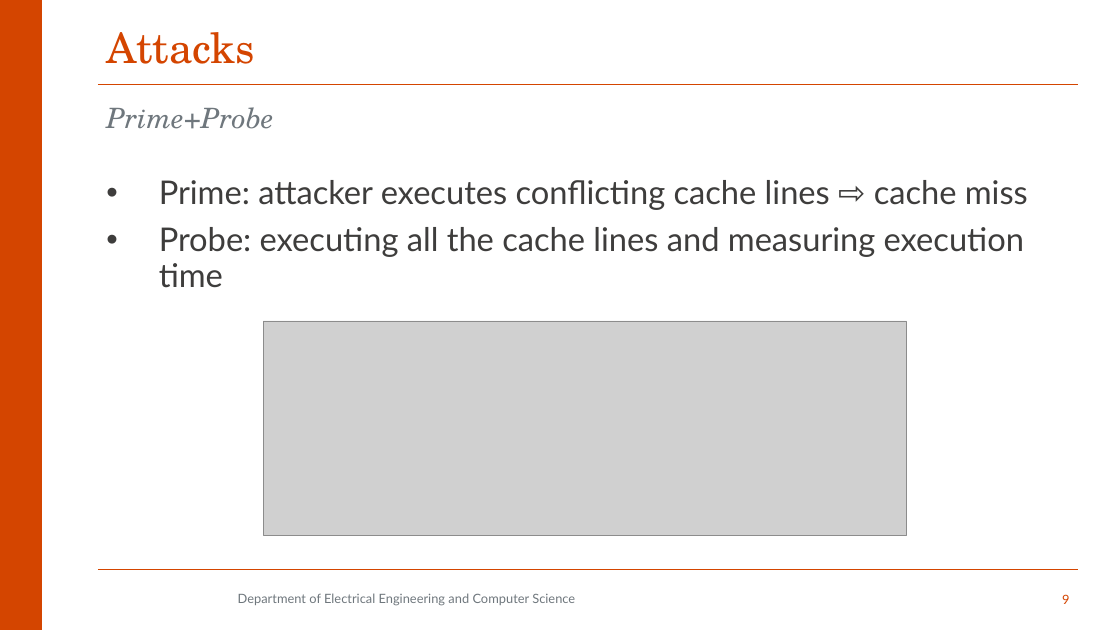
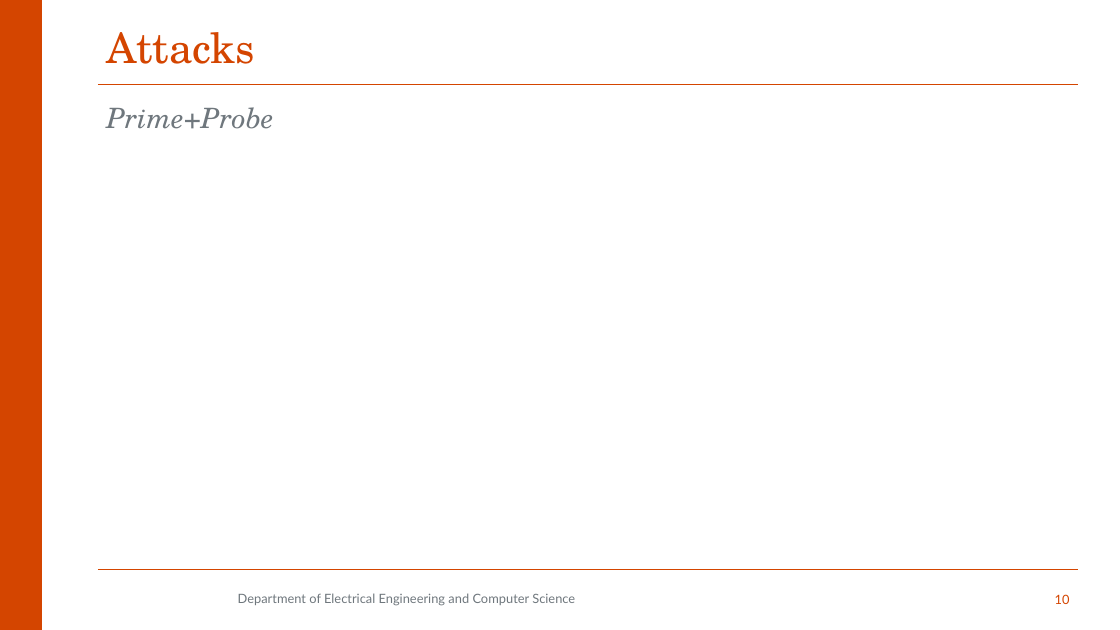
Before and after one commit to aminfallahi/A-Survey-on-SGX-Enclave-Privileged-Side-Channel-Attacks, a slide deck: slide 10 of Presentation/qe2.pptx (slide 9 before the commit). Drawn at 1120x630 pixels with LibreOffice and Linux fonts; fonts in the diff are those of the drawing; grey boxes stand for pictures; background and template pictures are left out. Boxes give left, top, right and bottom in pixels: in the first picture for what was removed or moved away, otherwise in the second. Text is boxed around its words. In the diff, an @@ line names an element or a change of style, - is before the commit and + after.

Commit message:
presentation

```diff
--- a/Presentation/qe2.pptx
+++ b/Presentation/qe2.pptx
@@ text removed at [159, 180, 1028, 288] @@
-• Prime: attacker executes conflicting cache lines ⇨ cache miss
-• Probe: executing all the cache lines and measuring execution time
@@ picture removed at [263, 321, 907, 535] @@
@@ page number at [1055, 594, 1070, 604]: text changed @@
-9
+10
```
Also in this commit, not shown: 3 other slides changed, 1 slide added.
